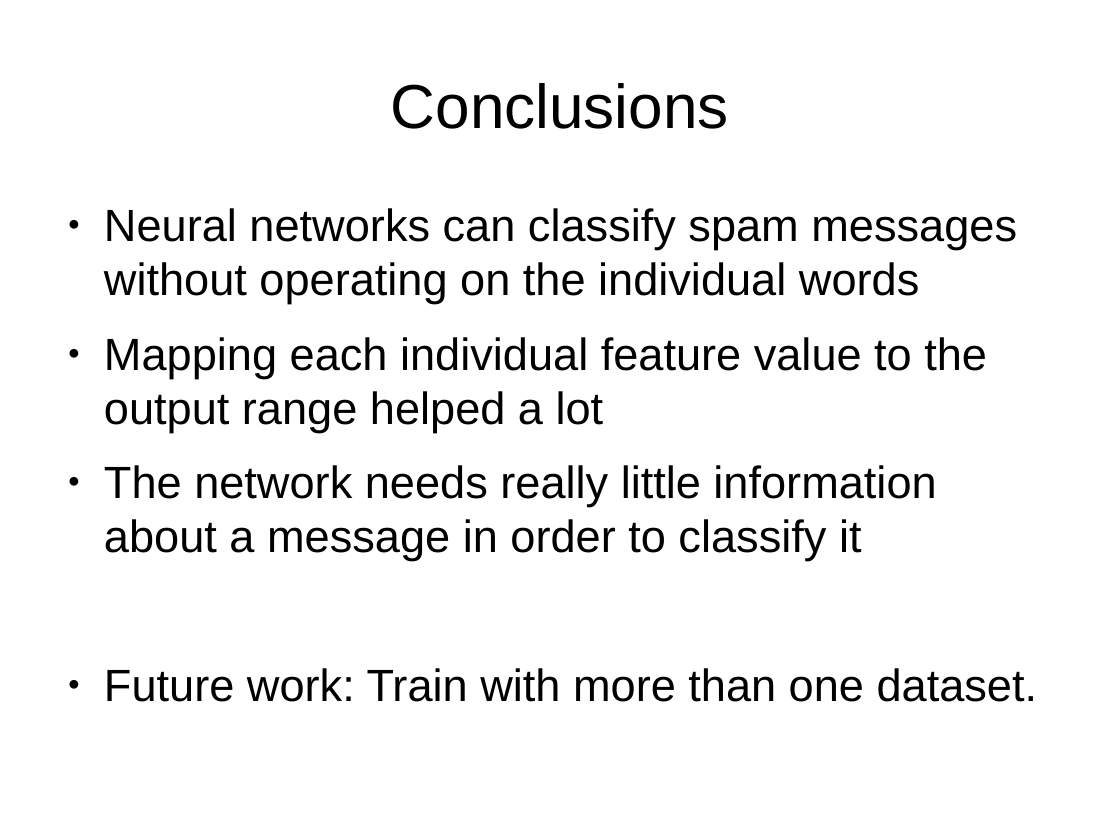
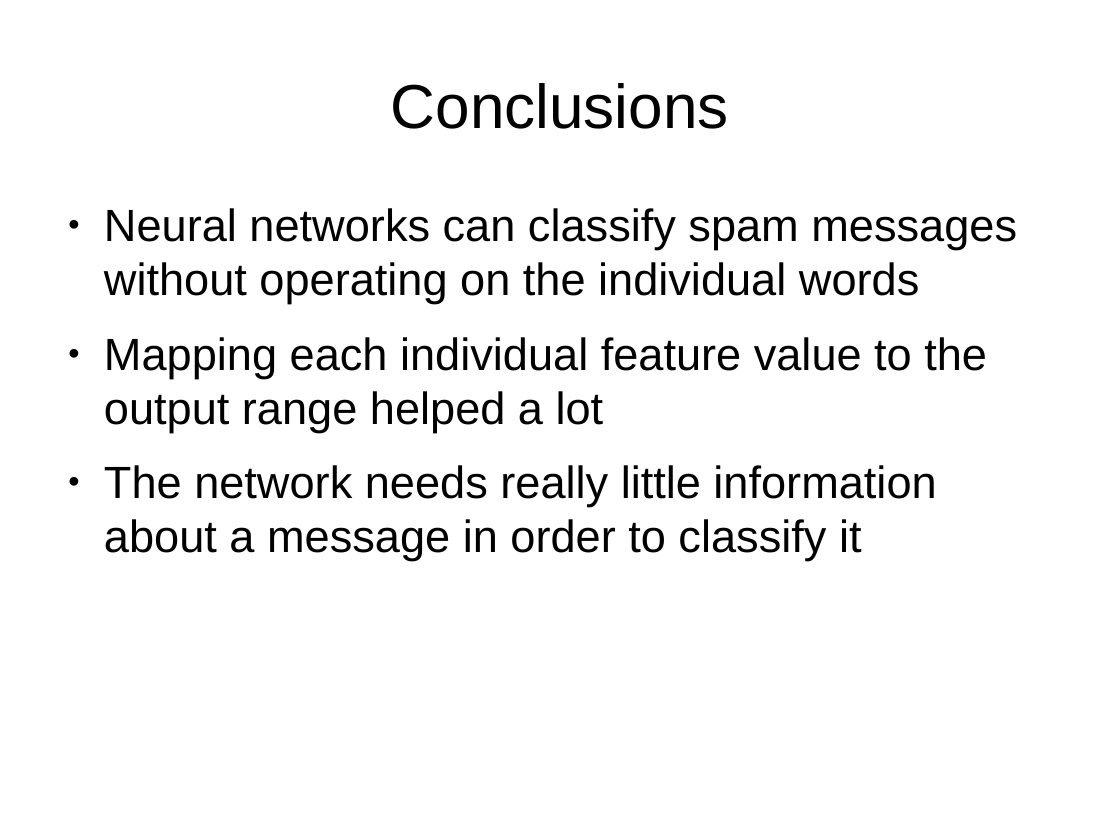
Before and after one commit to Sekvens/MachineLearning, a slide deck: slide 10 of project/presentation/presentation.odp (slide 9 before the commit). Drawn at 1120x840 pixels with LibreOffice and Linux fonts; fonts in the diff are those of the drawing. Boxes give left, top, right and bottom in pixels: in the first picture for what was removed or moved away, otherwise in the second. Text is boxed around its words. In the diff, an @@ line names an element or a change of style, - is before the commit and + after.

Commit message:
Added slide with other techniques for spam detection. Removed redundant future research

```diff
--- a/project/presentation/presentation.odp
+++ b/project/presentation/presentation.odp
@@ text at [104,668,1038,702]: paragraph removed @@
-● Future work: Train with more than one dataset.
```
Also in this commit, not shown: 1 slide added.
